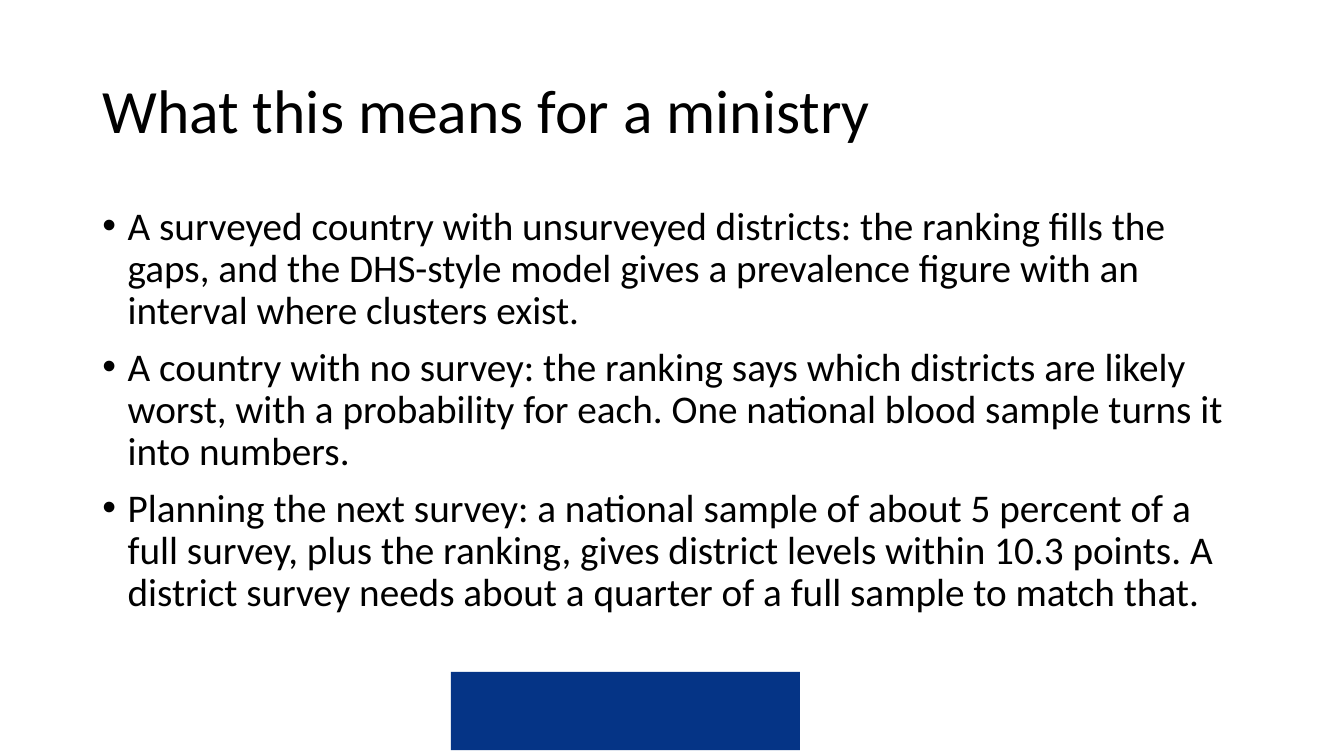
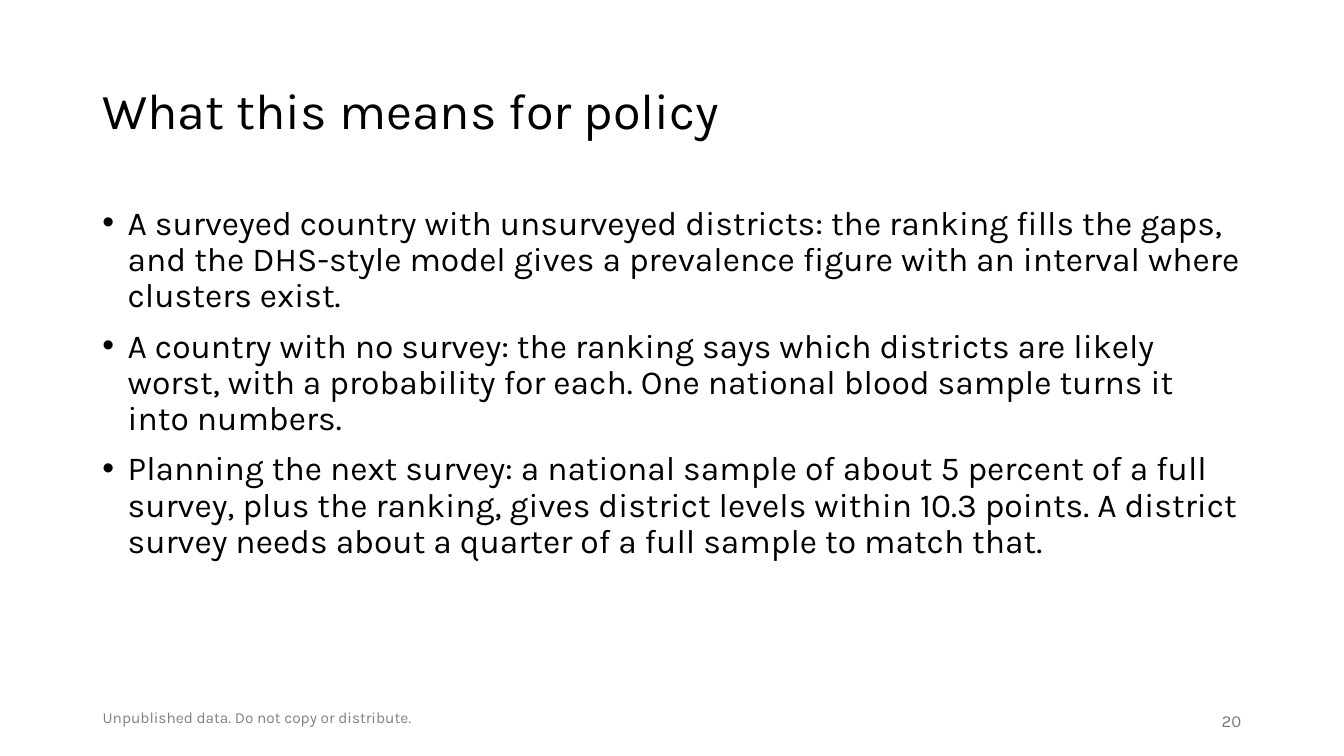
Before and after one commit to amertens/mn-prediction, a slide deck: slide 20 of docs/slides/MN-proxy-policy-deck-2026-09.pptx (slide 15 before the commit). Drawn at 1344x756 pixels with LibreOffice and Linux fonts; fonts in the diff are those of the drawing; background and template pictures are left out. Boxes give left, top, right and bottom in pixels: in the first picture for what was removed or moved away, otherwise in the second. Text is boxed around its words. In the diff, an @@ line names an element or a change of style, - is before the commit and + after.

```diff
--- a/docs/slides/MN-proxy-policy-deck-2026-09.pptx
+++ b/docs/slides/MN-proxy-policy-deck-2026-09.pptx
@@ title at [102, 94, 720, 142]: text changed; size 44 to 36 pt; font Calibri to Karla @@
-What this means for a ministry
+What this means for policy
@@ text "A surveyed country with unsurveyed ..." at [128, 212, 1239, 562]: size 28 to 24 pt, font Calibri to Karla @@
@@ rectangle removed at [451, 673, 800, 751] @@
@@ text added at [103, 712, 411, 727], 11 pt, text #808080 @@
+Unpublished data. Do not copy or distribute.
@@ page number added at [1222, 716, 1242, 727], 12 pt, text #797979 @@
+20
```
Also in this commit, not shown: 14 other slides changed, 7 slides added, 5 slides removed, 6 other files.
